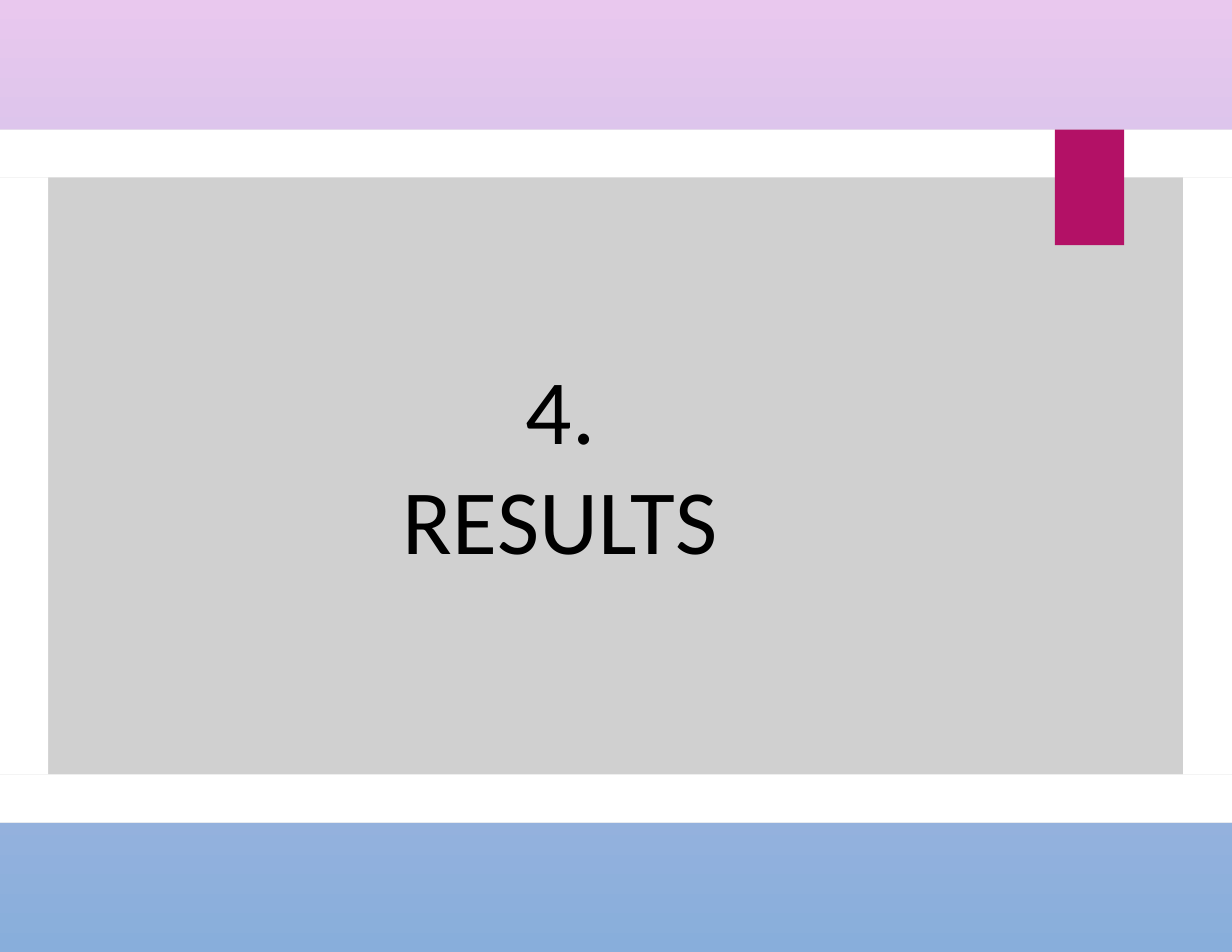
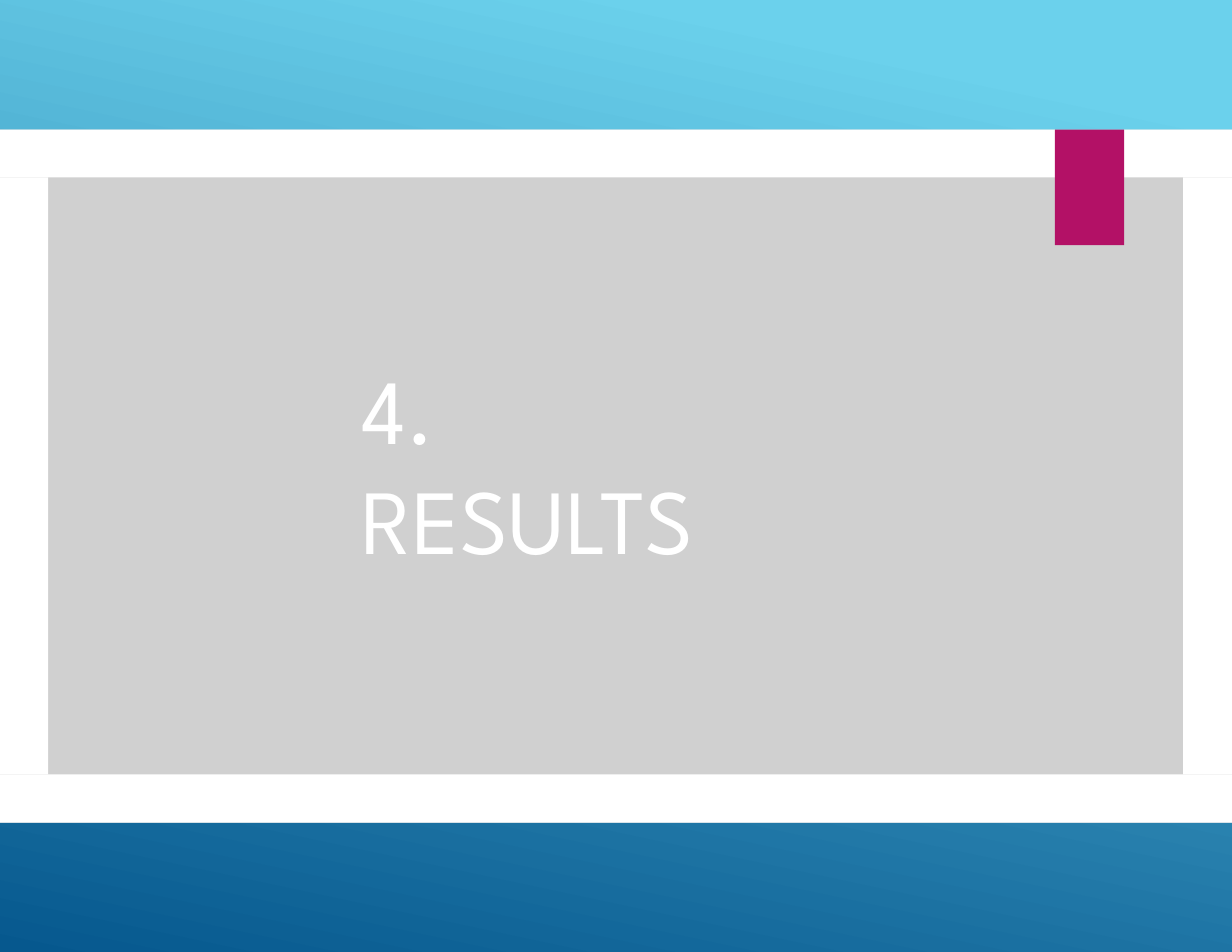
Before and after one commit to Riyazkhan14/Coursera-Capstone-Project, a slide deck: slide 7 of Applied-Data-Science-Capstone-Presentation.pptx. Drawn at 1232x952 pixels with LibreOffice and Linux fonts; fonts in the diff are those of the drawing; grey boxes stand for pictures. Boxes give left, top, right and bottom in pixels: in the first picture for what was removed or moved away, otherwise in the second. Text is boxed around its words. In the diff, an @@ line names an element or a change of style, - is before the commit and + after.

```diff
--- a/Applied-Data-Science-Capstone-Presentation.pptx
+++ b/Applied-Data-Science-Capstone-Presentation.pptx
@@ background gradient #E9C8EF to #89AEDB to gradient #6ED2EB to #06588E @@
@@ title "4. RESULTS" at (362,384,694,555): font Calibri to League Spartan, text colour #000000 to #FFFFFF; alignment centre to left @@
```
Also in this commit, not shown: 11 other slides changed.
